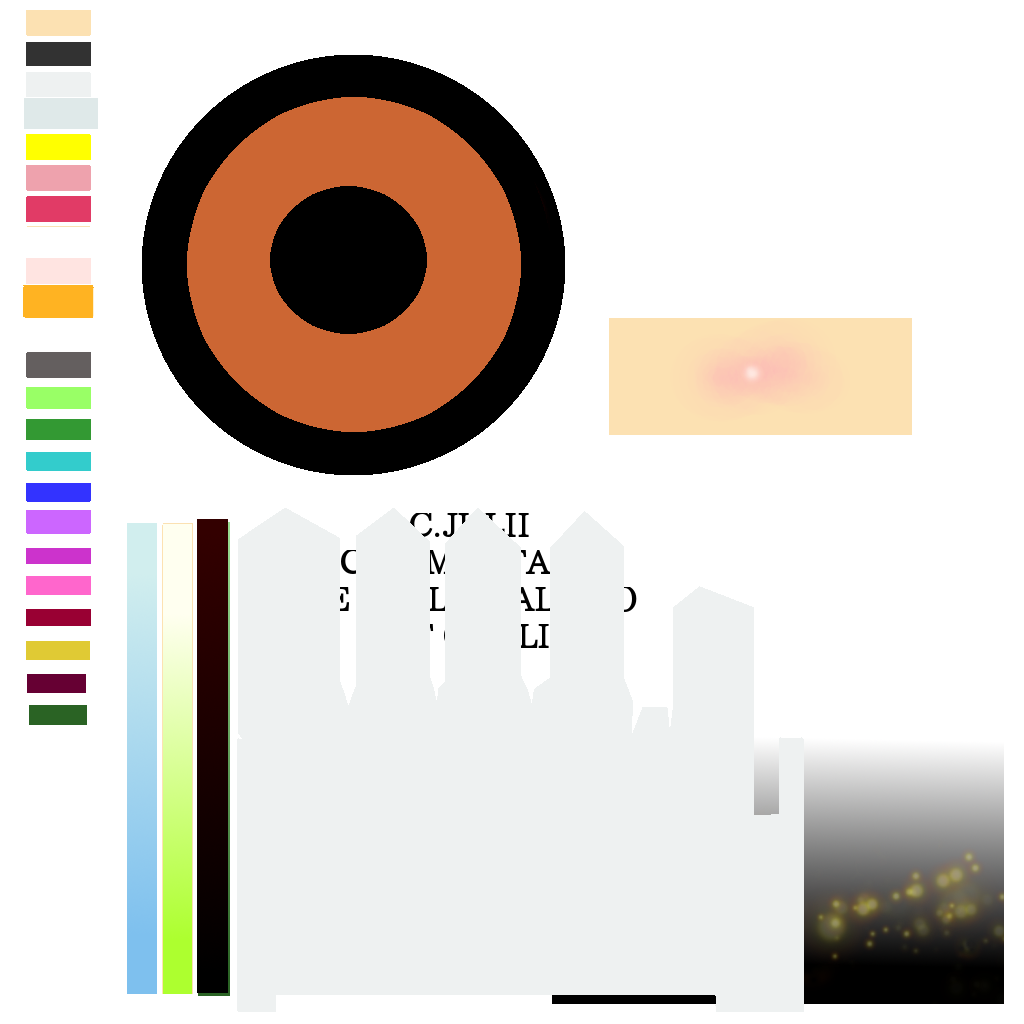
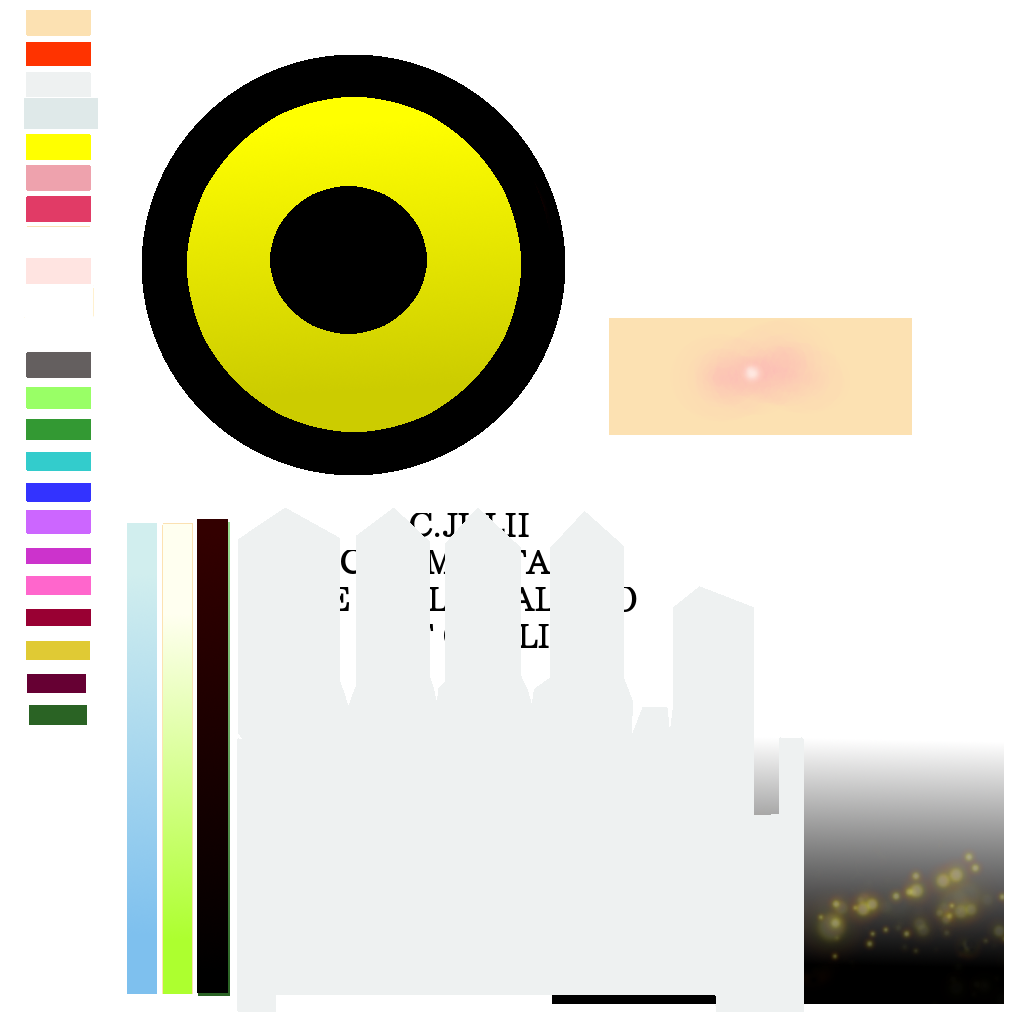
The second w=1024, h=1024 image is a revision of the first. Changes to its layers:
painted on "レイヤー #3" over [187, 97, 521, 432]
painted on "可視部分コピー #1" over [23, 42, 94, 318]
